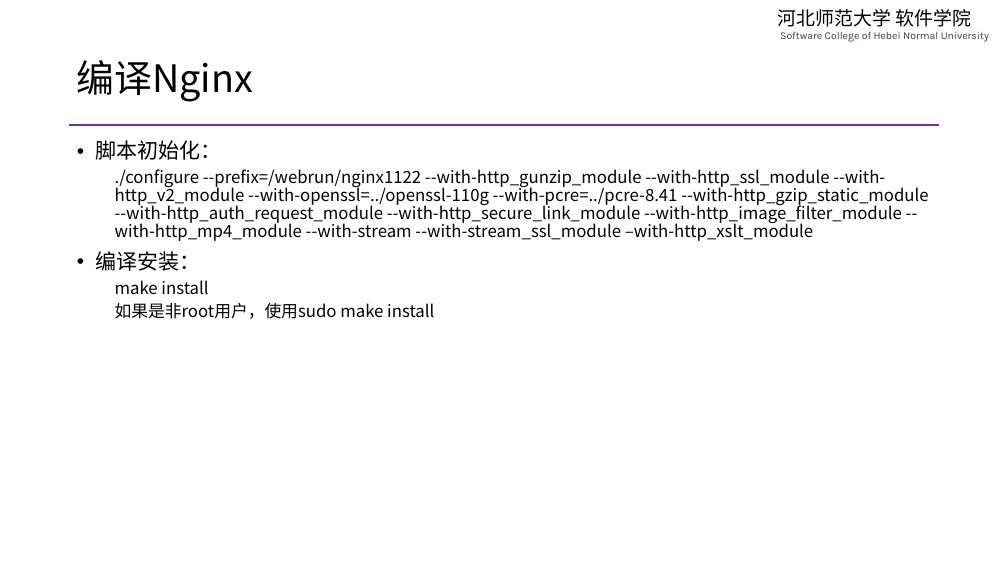
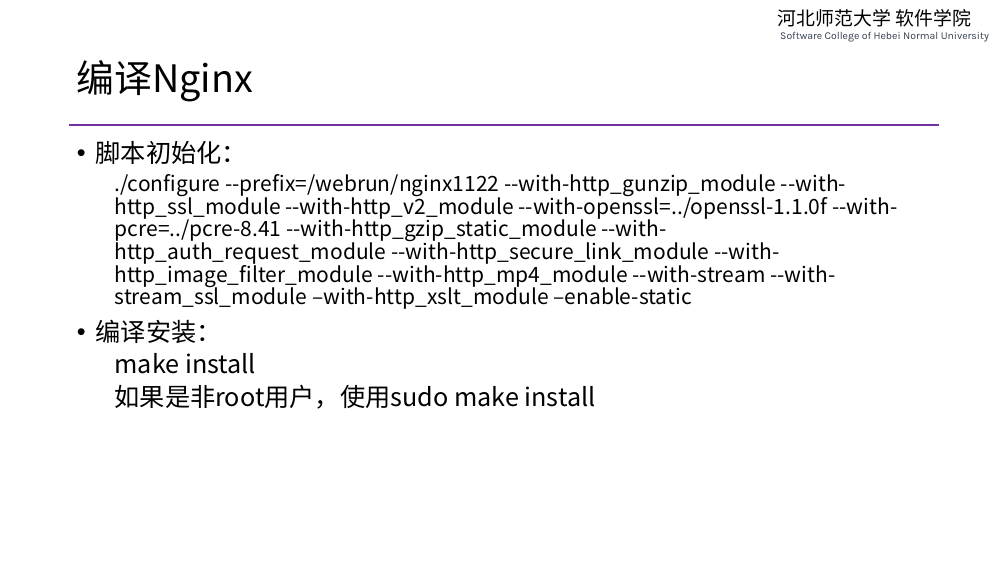
Before and after one commit to edu2act/course-php-serverside-development-on-linux, a slide deck: slide 12 of materials/slides/ch03-lnmp-basic.pptx. Drawn at 1008x567 pixels with LibreOffice and Linux fonts; fonts in the diff are those of the drawing. Boxes give left, top, right and bottom in pixels: in the first picture for what was removed or moved away, otherwise in the second. Text is boxed around its words. In the diff, an @@ line names an element or a change of style, - is before the commit and + after.

```diff
--- a/materials/slides/ch03-lnmp-basic.pptx
+++ b/materials/slides/ch03-lnmp-basic.pptx
@@ text at (x1=96, y1=141, x2=596, y2=409): size 20 to 24 pt in "脚本初始化：", "编译安装："; size 16 to 24 pt in "make install", "如果是非root用户，使用sudo make install" @@
@@ text at (x1=115, y1=174, x2=897, y2=309): text changed; size 16 to 20 pt @@
-  ./configure --prefix=/webrun/nginx1122 --with-http_gunzip_module --with-http_ssl_module --with-http_v2_module --with-openssl=../openssl-110g --with-pcre=../pcre-8.41 --with-http_gzip_static_module --with-http_auth_request_module --with-http_secure_link_module --with-http_image_filter_module --with-http_mp4_module --with-stream --with-stream_ssl_module –with-http_xslt_module
+  ./configure --prefix=/webrun/nginx1122 --with-http_gunzip_module --with-http_ssl_module --with-http_v2_module --with-openssl=../openssl-1.1.0f --with-pcre=../pcre-8.41 --with-http_gzip_static_module --with-http_auth_request_module --with-http_secure_link_module --with-http_image_filter_module --with-http_mp4_module --with-stream --with-stream_ssl_module –with-http_xslt_module –enable-static
```
Also in this commit, not shown: 10 other slides changed, 3 other files.
